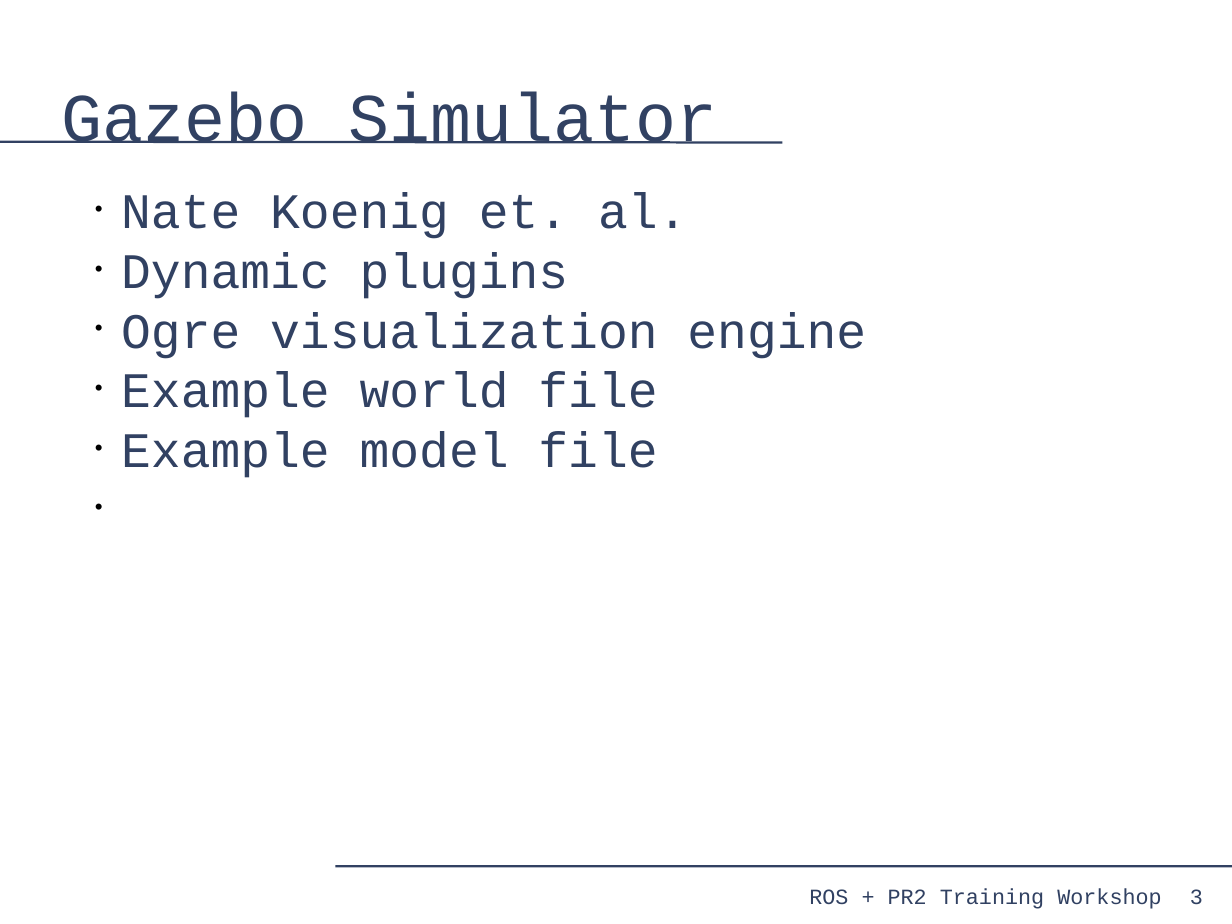
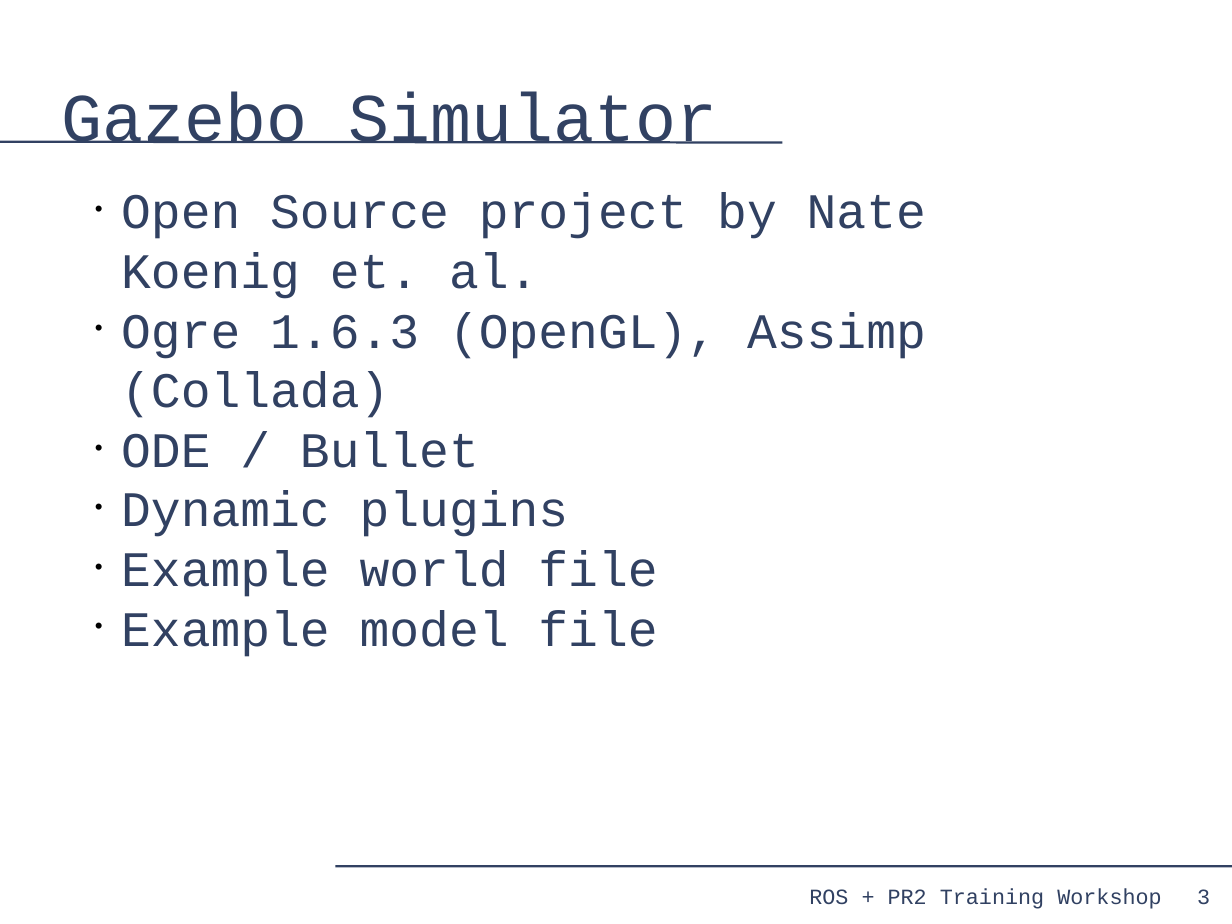
Before and after one commit to PR2/pr2_docs, a slide deck: slide 3 of pr2_training_workshop/simulation/simulation_training_workshop.odp. Drawn at 1232x924 pixels with LibreOffice and Linux fonts; fonts in the diff are those of the drawing. Boxes give left, top, right and bottom in pixels: in the first picture for what was removed or moved away, otherwise in the second. Text is boxed around its words. In the diff, an @@ line names an element or a change of style, - is before the commit and + after.

```diff
--- a/pr2_training_workshop/simulation/simulation_training_workshop.odp
+++ b/pr2_training_workshop/simulation/simulation_training_workshop.odp
@@ text at (121, 192, 926, 468): text changed @@
-• Nate Koenig et. al.
+• Open Source project by Nate Koenig et. al.
+• Ogre 1.6.3 (OpenGL), Assimp (Collada)
+• ODE / Bullet
@@ text at (121, 312, 866, 359): paragraph removed @@
-• Ogre visualization engine
@@ page number: place and size @@
-page number at (1190, 889, 1203, 905)
+page number at (1197, 889, 1210, 905)
```
Also in this commit, not shown: 11 other slides changed, 7 slides added, 2 slides removed.
